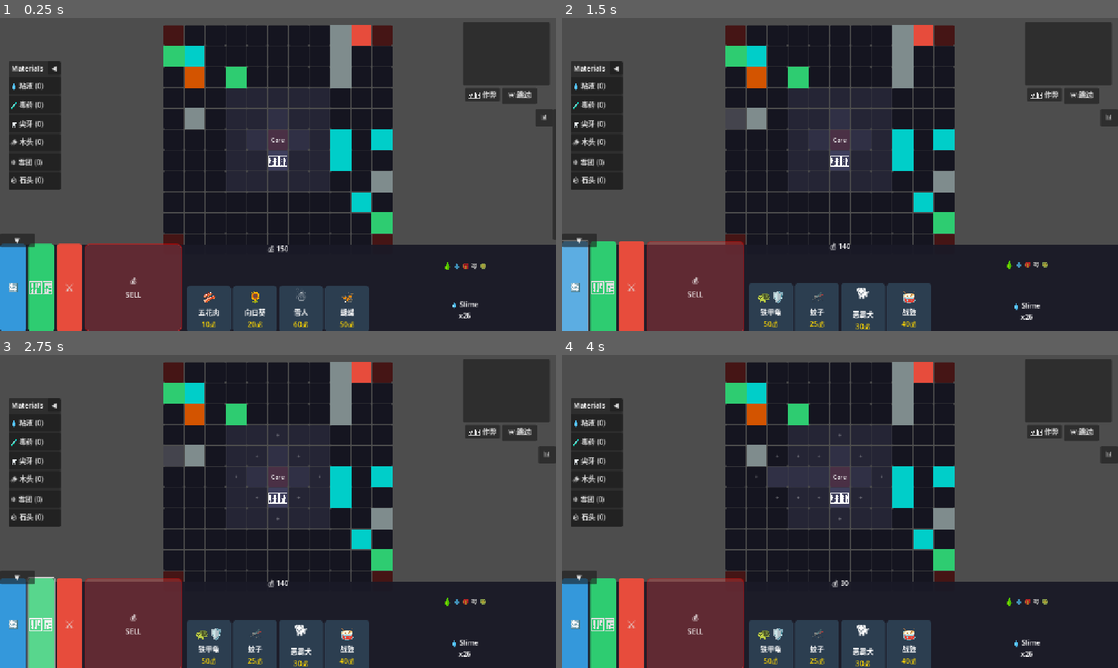
Above: before the commit, frames 1-4 (two rows, left to right).
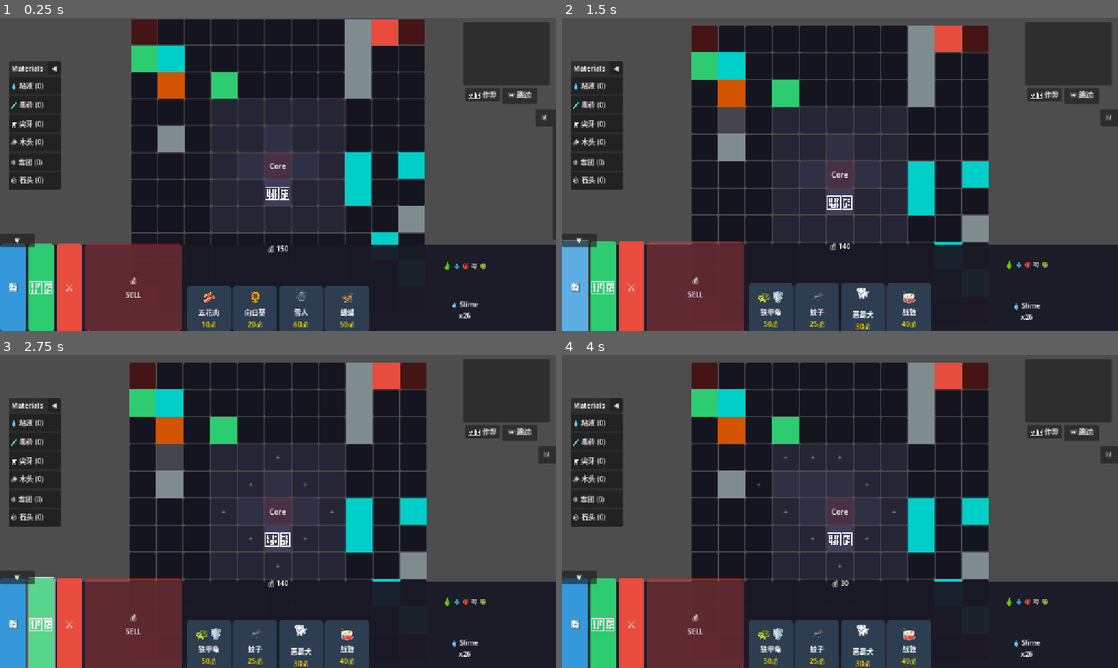
Above: after the commit, the same moments.

Repository: seekerzz/tower-html
Game: Godot game, scene res://src/Scenes/Game/MainGame.tscn
Same seed, same stepped clock (60 frames per second), same inputs: the game is played once before the commit and once after it. The project has no main scene, so this scene is started directly.
Inputs (mouse positions are in pixels of both pictures, inside the frame that each line leads up to):
- Up to frame 1 (0.25 s): no input
- Up to frame 2 (1.5 s): tap Enter at 0.5 s; drag from (734, 36) to (734, 118) at 0.52 s; click "🔄" at 1.25 s
- Up to frame 3 (2.75 s): click "🏗️" at 2 s
- Up to frame 4 (4 s): click "+" at 2.75 s; click "+" at 3.5 s

The runs differ from the first frame. In frame 1, 18% of the frame differs, in the area x 23-77%, y 0-73%; in frame 2, 18%; in frame 3, 18%; in frame 4, 19%, in the area x 23-77%, y 2-73%.

Commit message:
Refactor MainGame camera zoom logic for Combat and Shop phases
- Refactored `zoom_to_fit_board` to center the grid with a 5% margin.
- Refactored `zoom_to_shop_open` to fit the grid in the visible area above the shop panel.
- Used `call_deferred` for initial camera setup to ensure viewport size is ready.
- Added debug prints for camera target and zoom values.

Diff:
--- a/src/Scripts/MainGame.gd
+++ b/src/Scripts/MainGame.gd
@@ -24,8 +24,10 @@
 	GameManager.wave_ended.connect(_on_wave_ended)
 
 	# Camera Setup
-	camera.zoom = default_zoom
-	camera.position = default_position
+	# camera.zoom = default_zoom
+	# camera.position = default_position
+	# Initial camera position will be set by zoom_to_fit_board later or we call it now to verify
+	call_deferred("zoom_to_fit_board")
 
 	# Connect Shop signals
 	# shop.unit_bought.connect(_on_unit_bought) # Now handled via add_to_bench in Shop
@@ -63,17 +65,17 @@
 
 	var viewport_size = get_viewport_rect().size
 
-	# Calculate zoom to fit map with margin, focusing on board
-	# Use nearly full height
-	var zoom_x = viewport_size.x / (map_width * 1.1)
-	var zoom_y = viewport_size.y / (map_height * 1.1)
+	# Calculate zoom to fit map with 5% margin
+	var zoom_x = viewport_size.x / (map_width * 1.05)
+	var zoom_y = viewport_size.y / (map_height * 1.05)
 	var final_zoom = min(zoom_x, zoom_y)
 
 	var target_zoom = Vector2(final_zoom, final_zoom)
 
 	# Center of board is GridManager's position
-	# GridManager places tiles around (0,0) locally, but GridManager itself is offset.
 	var target_pos = grid_manager.position
+
+	print("Combat Zoom: ", target_zoom, " Target Pos: ", target_pos)
 
 	if zoom_tween and zoom_tween.is_valid():
 		zoom_tween.kill()
@@ -88,20 +90,28 @@
 	var map_width = Constants.MAP_WIDTH * Constants.TILE_SIZE
 	var map_height = Constants.MAP_HEIGHT * Constants.TILE_SIZE
 
+	var SHOP_HEIGHT = 220
 	var viewport_size = get_viewport_rect().size
+	var visible_height = viewport_size.y - SHOP_HEIGHT
 
-	# Make zoom slightly smaller to fit more vertical space
-	var zoom_x = viewport_size.x / (map_width * 1.2)
-	# Add extra height factor for shop
-	var zoom_y = viewport_size.y / (map_height * 1.5)
+	# Calculate Zoom to fit visible_height area (with margin)
+	var zoom_x = viewport_size.x / (map_width * 1.05)
+	var zoom_y = visible_height / (map_height * 1.05)
 	var final_zoom = min(zoom_x, zoom_y)
 
 	var target_zoom = Vector2(final_zoom, final_zoom)
 
-	# For planning, we want to see the board centered or slightly high.
-	# Default position (640, 400) was working for planning.
-	# Or we can use grid_manager.position + small offset.
-	var target_pos = default_position
+	# Calculate Camera Offset
+	# Screen center: viewport_size.y / 2
+	# Visible area center: visible_height / 2
+	var offset_y = (viewport_size.y / 2.0) - (visible_height / 2.0)
+
+	# Target position: Grid center + offset adjusted by zoom
+	# We want the board center (grid_manager.position) to appear at the center of the visible area.
+	var target_pos = grid_manager.position
+	target_pos.y += offset_y / final_zoom
+
+	print("Shop Zoom: ", target_zoom, " Target Pos: ", target_pos)
 
 	if zoom_tween and zoom_tween.is_valid():
 		zoom_tween.kill()
